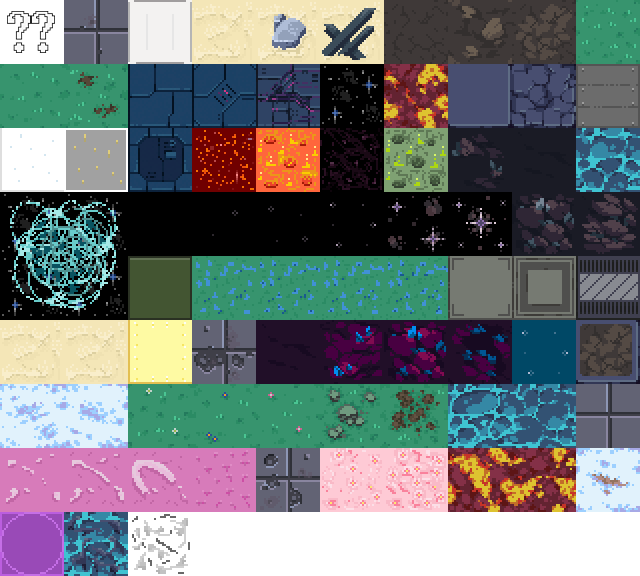
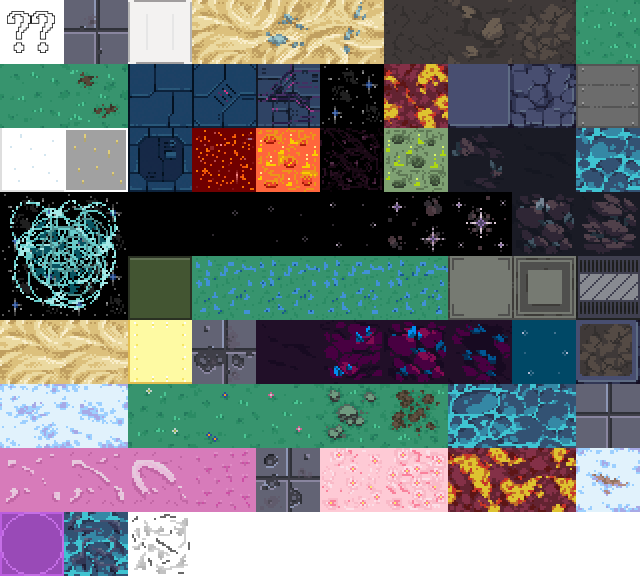
Comparing the layer stacks of the two 640 × 576 images. Changes:
added layer "floor-desert-again-again" above "floor-desert-again" over [64, 320, 128, 384]
added layer "floor-desert-again" above "floor-desert-sandstorm" over [0, 320, 64, 384]
added layer "floor-desert" (1st of 2) above "floor-desert-new-spot" over [192, 0, 256, 64]
added layer "floor-desert-rock" (1st of 2) above "floor-desert-rock" over [256, 0, 320, 64]
hid "floor-desert-rock" (2nd of 2) over [256, 0, 320, 64]
added layer "floor-desert-rock-vertical" above "floor-desert-rock-diagonal" over [320, 0, 384, 64]
